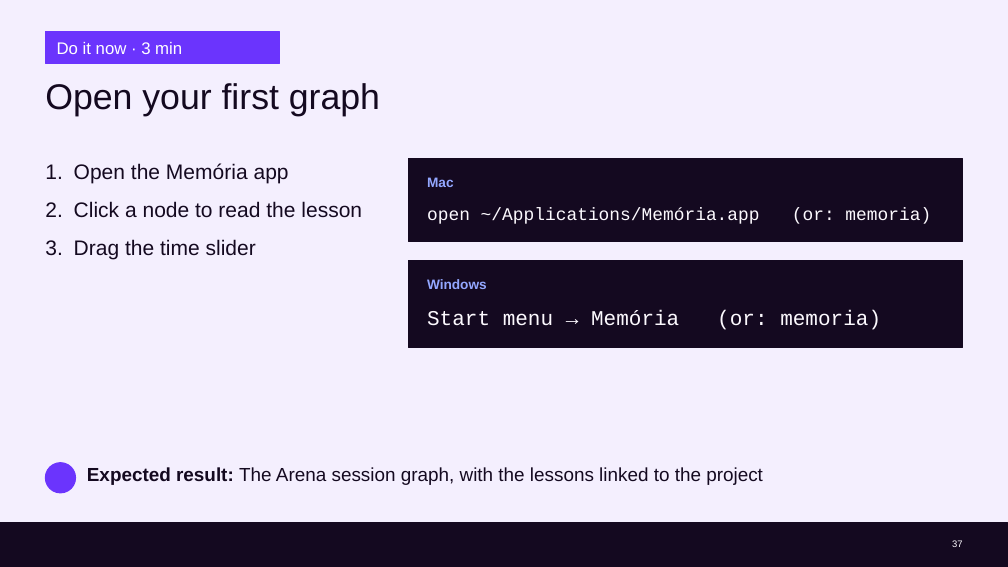
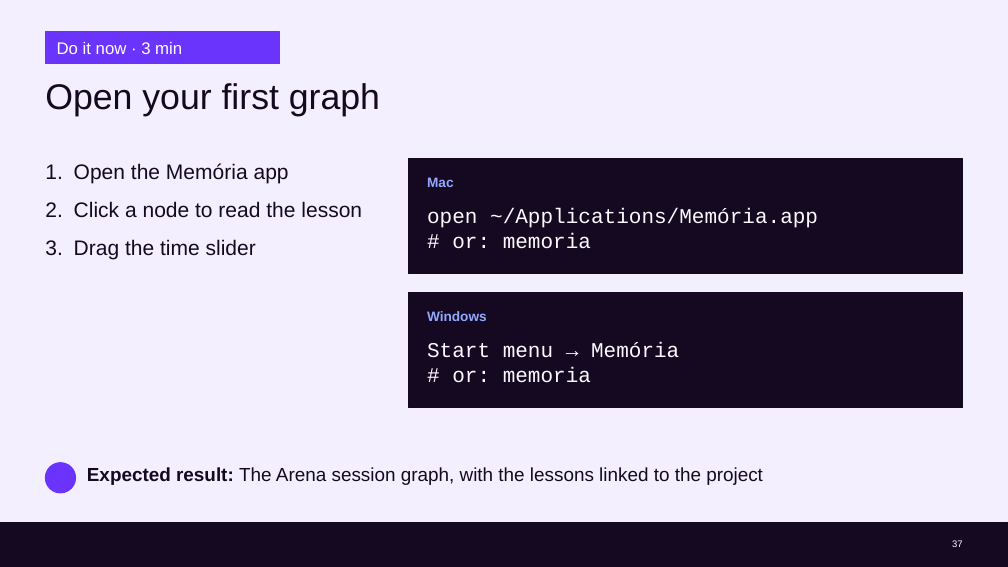
Before and after one commit to cx-guilherme-pinto/workshop-claude, a slide deck: slide 37 of slides/workshop.en.pptx. Drawn at 1008x567 pixels with LibreOffice and Linux fonts; fonts in the diff are those of the drawing; background and template pictures are left out. Boxes give left, top, right and bottom in pixels: in the first picture for what was removed or moved away, otherwise in the second. Text is boxed around its words. In the diff, an @@ line names an element or a change of style, - is before the commit and + after.

```diff
--- a/slides/workshop.en.pptx
+++ b/slides/workshop.en.pptx
@@ rectangle: place and size @@
-rectangle at (408, 159, 963, 241)
+rectangle at (408, 159, 963, 274)
@@ text at (427, 208, 818, 249): text changed; size 17 to 20 pt @@
-open ~/Applications/Memória.app (or: memoria)
+open ~/Applications/Memória.app
+# or: memoria
@@ rectangle: place and size @@
-rectangle at (408, 260, 963, 347)
+rectangle at (408, 293, 963, 408)
@@ text "Windows": place and size @@
-text "Windows" at (427, 279, 487, 289)
+text "Windows" at (427, 311, 487, 321)
@@ text at (427, 342, 679, 383): text changed @@
-Start menu → Memória (or: memoria)
+Start menu → Memória
+# or: memoria
```
Also in this commit, not shown: 32 other slides changed, 12 other files.
